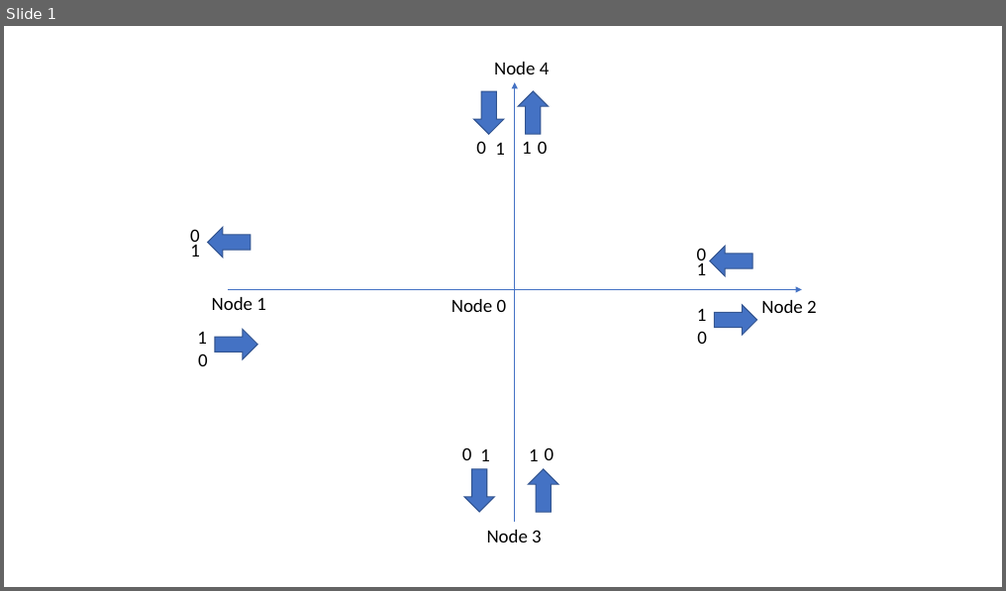
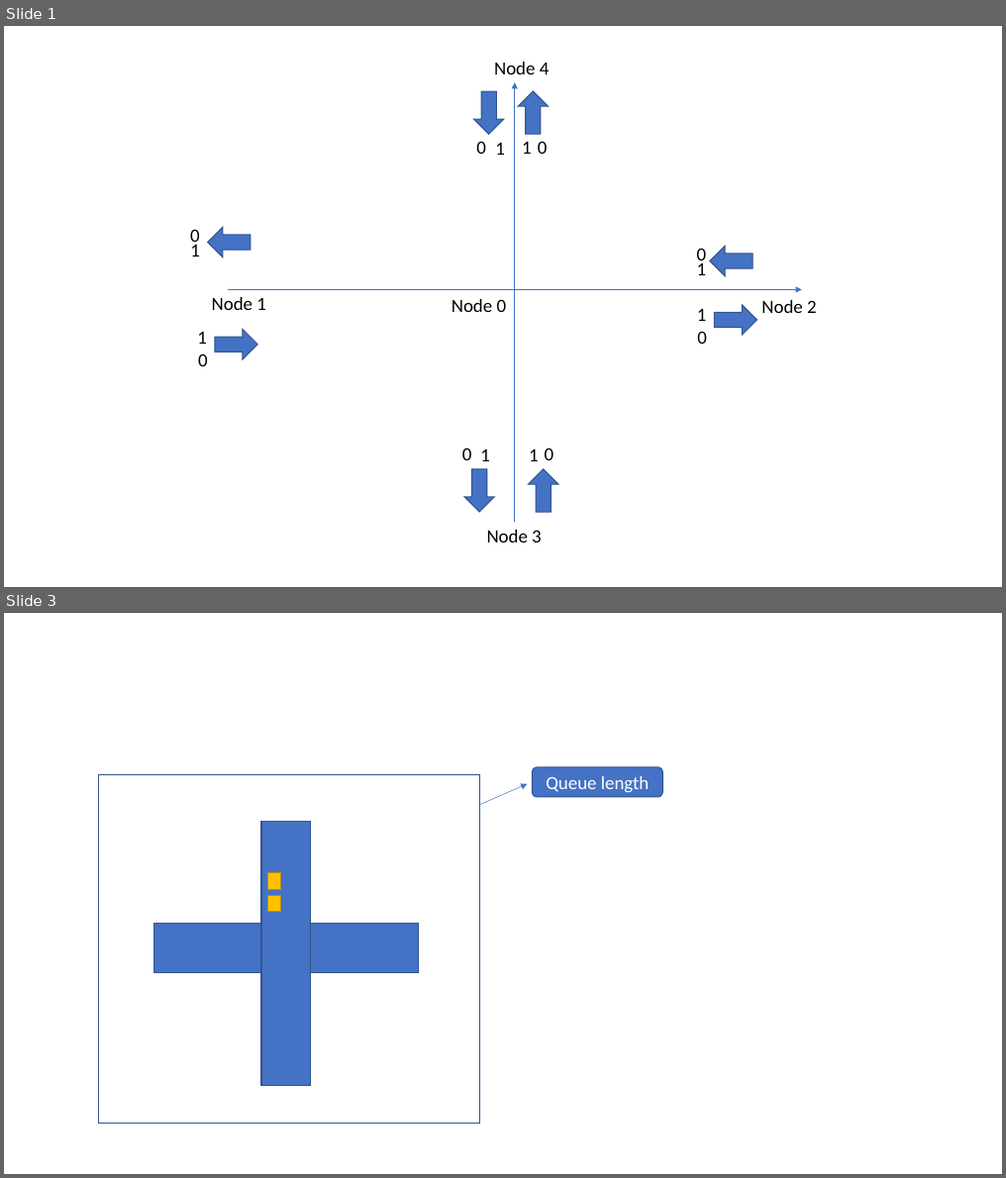
Before and after one commit to OscarTaoyuPan/TrafficLightControl_QS, a slide deck: data/hangzhou_1x1_bc-tyc_18041607_1h/Figures.pptx. Shown one above the other, each under a label of ours: slide 1 before the commit, slides 1 and 3 after it; the slides between them are not shown. The pictures are 1006x591 and 1006x1178 pixels, drawn with LibreOffice and Linux fonts; fonts in the diff are those of the drawing. Boxes give left, top, right and bottom in pixels: in the first picture for what was removed or moved away, otherwise in the second. Text is boxed around its words. In the diff, an @@ line names an element or a change of style, - is before the commit and + after.

```diff
--- a/data/hangzhou_1x1_bc-tyc_18041607_1h/Figures.pptx
+++ b/data/hangzhou_1x1_bc-tyc_18041607_1h/Figures.pptx
@@ slide 3 added at (4,613,1002,1174), background #FFFFFF @@
@@ rectangle added at (99,774,480,1123), outline #325491 1 pt @@
@@ arrow added from (480, 805) to (528, 784), #4472C4 0.5 pt @@
@@ rounded rectangle added at (533,767,662,797), fill #4472C4, outline #325491 1 pt, 18 pt, text #FFFFFF @@
+Queue length
@@ rectangle added at (261,822,310,1086), fill #4472C4, outline #325491 1 pt @@
@@ rectangle added at (268,873,280,889), fill #FFC000, outline #BD8E00 1 pt @@
@@ rectangle added at (268,896,280,912), fill #FFC000, outline #BD8E00 1 pt @@
@@ rectangle added at (153,924,418,972), fill #4472C4, outline #325491 1 pt @@
```
Also in this commit, not shown: 1 slide changed, 32 other files.
